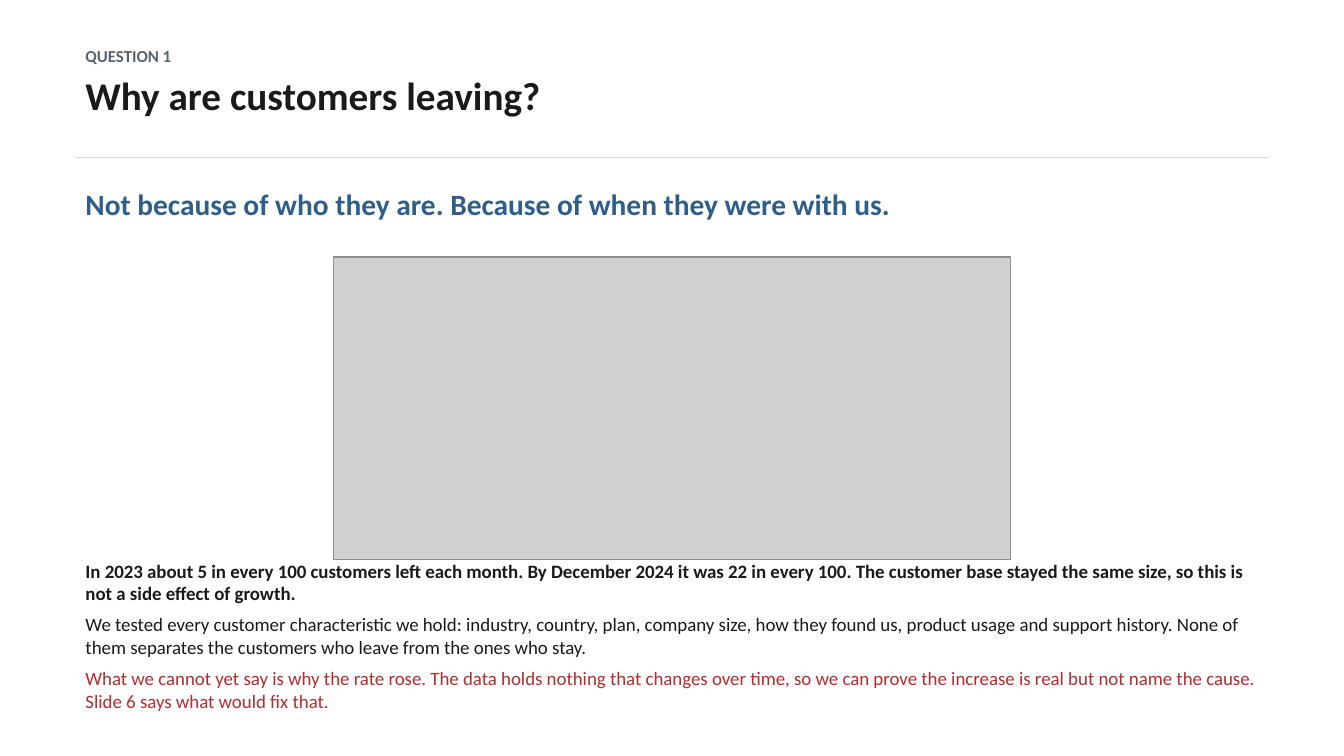
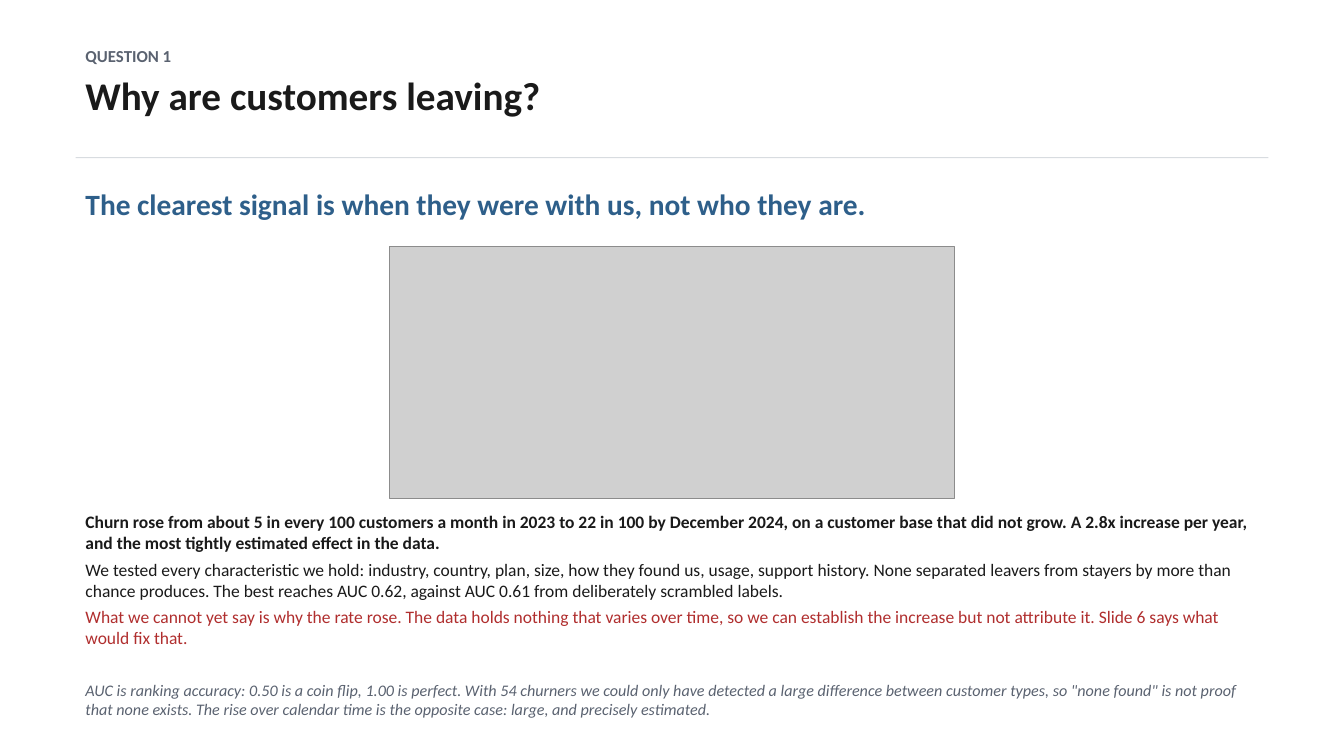
Before and after one commit to dmitriyratu/avepoint-churn-case-study, a slide deck: slide 2 of outputs/AvePoint_Executive_Summary.pptx. Drawn at 1344x756 pixels with LibreOffice and Linux fonts; fonts in the diff are those of the drawing; grey boxes stand for pictures. Boxes give left, top, right and bottom in pixels: in the first picture for what was removed or moved away, otherwise in the second. Text is boxed around its words. In the diff, an @@ line names an element or a change of style, - is before the commit and + after.

```diff
--- a/outputs/AvePoint_Executive_Summary.pptx
+++ b/outputs/AvePoint_Executive_Summary.pptx
@@ text at (85,194,865,220): text changed @@
-Not because of who they are. Because of when they were with us.
+The clearest signal is when they were with us, not who they are.
@@ picture: place and size @@
-picture at (334,257,1011,560)
+picture at (390,247,955,499)
@@ text at (85,515,1247,644): text changed; size 13.5 to 12.5 pt @@
-In 2023 about 5 in every 100 customers left each month. By December 2024 it was 22 in every 100. The customer base stayed the same size, so this is not a side effect of growth.
-We tested every customer characteristic we hold: industry, country, plan, company size, how they found us, product usage and support history. None of them separates the customers who leave from the ones who stay.
-What we cannot yet say is why the rate rose. The data holds nothing that changes over time, so we can prove the increase is real but not name the cause. Slide 6 says what would fix that.
+Churn rose from about 5 in every 100 customers a month in 2023 to 22 in 100 by December 2024, on a customer base that did not grow. A 2.8x increase per year, and the most tightly estimated effect in the data.
+We tested every characteristic we hold: industry, country, plan, size, how they found us, usage, support history. None separated leavers from stayers by more than chance produces. The best reaches AUC 0.62, against AUC 0.61 from deliberately scrambled labels.
+What we cannot yet say is why the rate rose. The data holds nothing that varies over time, so we can establish the increase but not attribute it. Slide 6 says what would fix that.
@@ text added at (85,685,1236,718), 11.5 pt, text #5A6270, italic @@
+AUC is ranking accuracy: 0.50 is a coin flip, 1.00 is perfect. With 54 churners we could only have detected a large difference between customer types, so "none found" is not proof that none exists. The rise over calendar time is the opposite case: large, and precisely estimated.
```
Also in this commit, not shown: 5 other slides changed, 7 other files.
